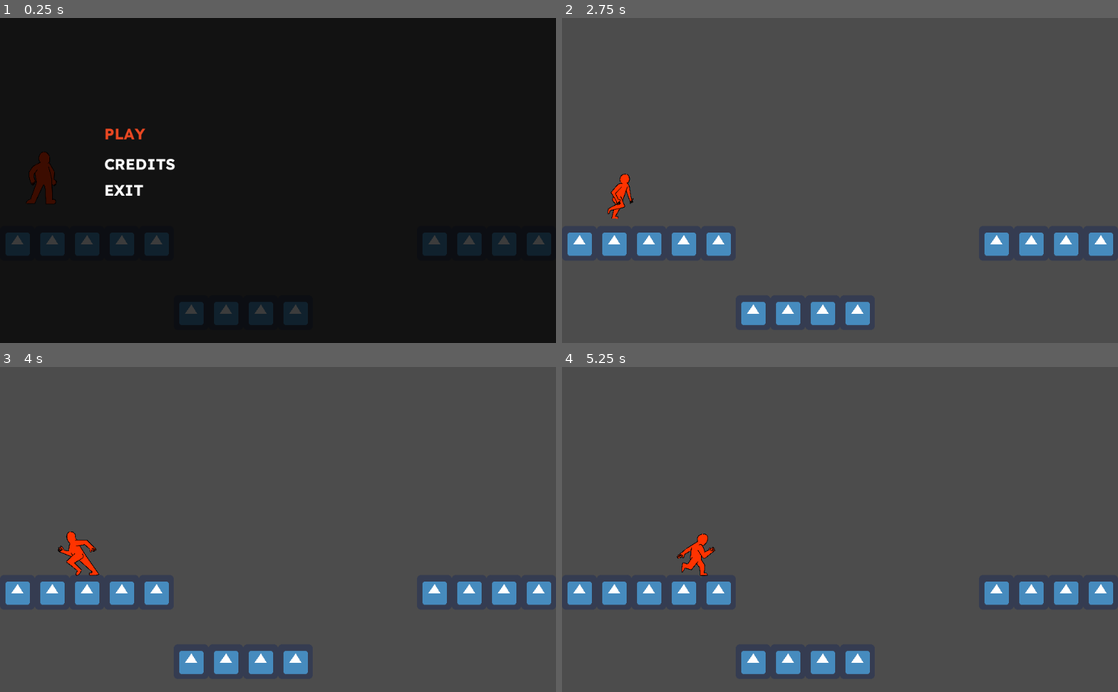
Above: before the commit, frames 1-4 (two rows, left to right).
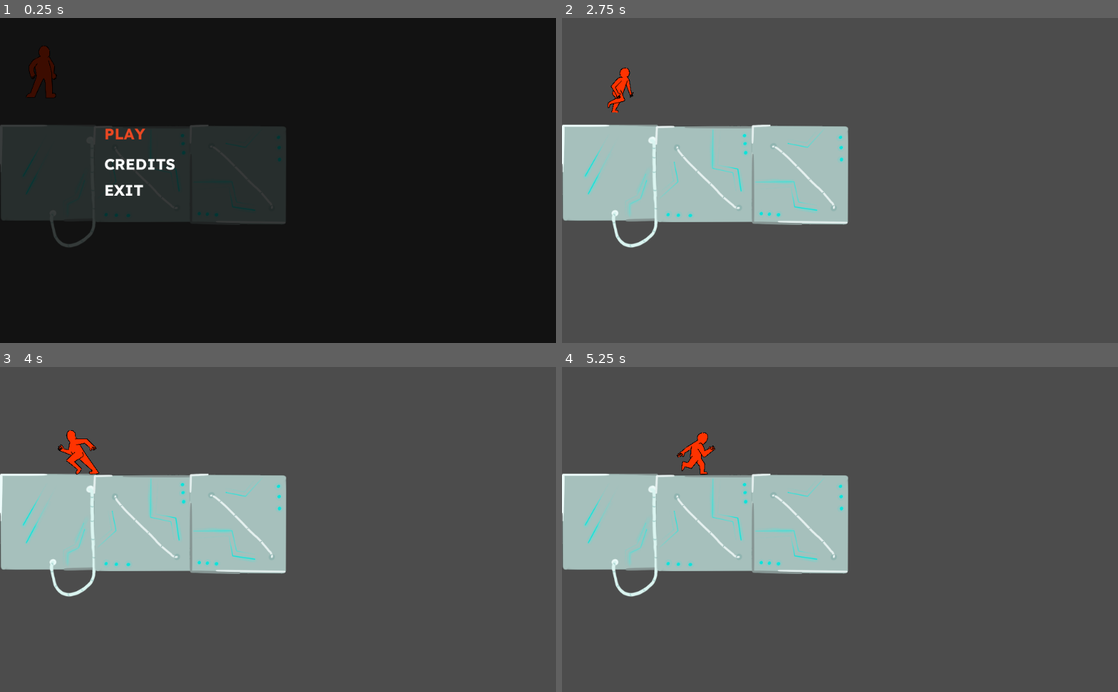
Above: after the commit, the same moments.

Repository: gobggj2022/GGJ-
Game: Godot game, scene res://src/Main/Game.tscn
The game is run twice, just before and just after one commit, with the same random seed, the same clock (stepped at 60 frames per second) and the same inputs. The engine's default icon, where the game draws it, is replaced by a stand-in: a white triangle on a blue panel in a dark square.
Inputs:
- Up to frame 1 (0.25 s): no input
- Up to frame 2 (2.75 s): click "PLAY" at 0.5 s; click "PLAY" at 1.25 s; hold Right (ui_right) from 2.03 s (still down); tap Up (ui_up) at 2.27 s
- Up to frame 3 (4 s): tap Up (ui_up) at 3.02 s; release Right (ui_right) at 3.53 s; hold Left (ui_left) from 3.53 s (still down)
- Up to frame 4 (5.25 s): release Left (ui_left) at 4.28 s; hold Right (ui_right) from 4.28 s (still down); tap Up (ui_up) at 4.52 s

The runs differ from the first frame. In frame 1, 19% of the frame differs, in the area x 0-100%, y 8-95%; in frame 2, 20%; in frame 3, 20%, in the area x 0-100%, y 19-95%; in frame 4, 20%.

Commit message:
add platforms assets to tilemap

Diff:
--- /dev/null
+++ b/assets/level_tileset.tres
@@ -0,0 +1,522 @@
+[gd_resource type="TileSet" load_steps=43 format=2]
+
+[ext_resource path="res://assets/plaforms/cube sol blanc.png" type="Texture" id=1]
+[ext_resource path="res://assets/plaforms/plateform dark.png" type="Texture" id=2]
+[ext_resource path="res://assets/plaforms/cube haut dark.png" type="Texture" id=3]
+[ext_resource path="res://assets/plaforms/plateform blanc.png" type="Texture" id=4]
+[ext_resource path="res://assets/plaforms/depart dark .png" type="Texture" id=5]
+[ext_resource path="res://assets/plaforms/depart blanc.png" type="Texture" id=6]
+[ext_resource path="res://assets/plaforms/cube haut blanc.png" type="Texture" id=7]
+[ext_resource path="res://assets/plaforms/cube sol dark.png" type="Texture" id=8]
+[ext_resource path="res://assets/plaforms/cube grand dark.png" type="Texture" id=9]
+[ext_resource path="res://assets/plaforms/cube grand blanc.png" type="Texture" id=10]
+[ext_resource path="res://assets/plaforms/accelerateur blanc.png" type="Texture" id=11]
+[ext_resource path="res://assets/plaforms/accelerateur dark.png" type="Texture" id=12]
+[ext_resource path="res://assets/plaforms/piege blanc.png" type="Texture" id=13]
+[ext_resource path="res://assets/plaforms/piege dark.png" type="Texture" id=14]
+[ext_resource path="res://assets/plaforms/piege rond blanc.png" type="Texture" id=15]
+[ext_resource path="res://assets/plaforms/piege rond dark.png" type="Texture" id=16]
+[ext_resource path="res://assets/plaforms/plateforme pont droite blanc.png" type="Texture" id=17]
+[ext_resource path="res://assets/plaforms/plateforme pont droite dark.png" type="Texture" id=18]
+[ext_resource path="res://assets/plaforms/tunnel blanc.png" type="Texture" id=19]
+[ext_resource path="res://assets/plaforms/tunnel dark.png" type="Texture" id=20]
+
+[sub_resource type="ConvexPolygonShape2D" id=3]
+points = PoolVector2Array( 10, 10, 10, 10, 120, 10, 160, 50, 600, 50, 610, 50, 650, 10, 770, 10, 770, 160, 660, 160, 610, 130, 160, 120, 120, 140, 0, 140, 0, 10 )
+
+[sub_resource type="ConvexPolygonShape2D" id=12]
+points = PoolVector2Array( 280, 150, 0, 150, 50, 10, 220, 10 )
+
+[sub_resource type="ConvexPolygonShape2D" id=13]
+points = PoolVector2Array( 0, 0, 10, 0, 450, 0, 450, 60, 460, 110, 470, 170, 490, 230, 520, 300, 550, 360, 590, 410, 650, 470, 710, 510, 760, 530, 830, 540, 880, 540, 880, 810, 10, 820 )
+
+[sub_resource type="ConvexPolygonShape2D" id=14]
+points = PoolVector2Array( 10, 0, 10, 10, 450, 10, 450, 80, 460, 160, 490, 250, 530, 350, 580, 420, 660, 480, 750, 530, 830, 540, 880, 540, 880, 810, 10, 810 )
+
+[sub_resource type="ConvexPolygonShape2D" id=15]
+points = PoolVector2Array( 10, 190, 10, 180, 130, 0, 200, 160, 310, 10, 400, 190 )
+
+[sub_resource type="ConvexPolygonShape2D" id=16]
+points = PoolVector2Array( 0, 190, 0, 190, 120, 0, 200, 160, 300, 10, 390, 190 )
+
+[sub_resource type="ConvexPolygonShape2D" id=17]
+points = PoolVector2Array( 10, 100, 20, 40, 30, 20, 70, 10, 110, 10, 160, 10, 200, 20, 220, 40, 240, 90, 230, 120, 20, 110 )
+
+[sub_resource type="ConvexPolygonShape2D" id=18]
+points = PoolVector2Array( 10, 110, 20, 40, 30, 20, 60, 10, 100, 10, 130, 10, 180, 20, 220, 50, 240, 100, 230, 120 )
+
+[sub_resource type="ConvexPolygonShape2D" id=19]
+points = PoolVector2Array( 10, 10, 20, 10, 520, 10, 520, 110, 100, 100, 110, 600, 10, 600 )
+
+[sub_resource type="ConvexPolygonShape2D" id=20]
+points = PoolVector2Array( 10, 10, 520, 10, 520, 110, 110, 100, 110, 590, 10, 590 )
+
+[sub_resource type="ConvexPolygonShape2D" id=21]
+points = PoolVector2Array( 1100, 710, 0, 710, 0, 0, 1100, 0 )
+
+[sub_resource type="ConvexPolygonShape2D" id=22]
+points = PoolVector2Array( 1110, 1660, 10, 1670, 20, 950, 1110, 950 )
+
+[sub_resource type="ConvexPolygonShape2D" id=4]
+points = PoolVector2Array( 420, 500, 10, 500, 20, 10, 420, 10 )
+
+[sub_resource type="ConvexPolygonShape2D" id=23]
+points = PoolVector2Array( 1090, 710, 0, 710, 0, 0, 1090, 0 )
+
+[sub_resource type="ConvexPolygonShape2D" id=24]
+points = PoolVector2Array( 1090, 1670, 0, 1670, 0, 960, 1090, 960 )
+
+[sub_resource type="ConvexPolygonShape2D" id=5]
+points = PoolVector2Array( 380, 360, 10, 360, 0, 0, 380, 0 )
+
+[sub_resource type="ConvexPolygonShape2D" id=6]
+points = PoolVector2Array( 370, 360, 0, 360, 0, 0, 370, 0 )
+
+[sub_resource type="ConvexPolygonShape2D" id=7]
+points = PoolVector2Array( 290, 160, 0, 160, 60, 10, 220, 10 )
+
+[sub_resource type="ConvexPolygonShape2D" id=8]
+points = PoolVector2Array( 0, 0, 10, 0, 110, 0, 160, 40, 610, 40, 650, 0, 770, 0, 770, 160, 660, 160, 610, 120, 150, 120, 110, 130, 0, 130 )
+
+[sub_resource type="ConvexPolygonShape2D" id=9]
+points = PoolVector2Array( 410, 500, 0, 500, 0, 10, 410, 10 )
+
+[sub_resource type="ConvexPolygonShape2D" id=10]
+points = PoolVector2Array( 370, 370, 10, 370, 10, 10, 380, 10 )
+
+[sub_resource type="ConvexPolygonShape2D" id=11]
+points = PoolVector2Array( 0, 0, 370, 0, 370, 360, 0, 360 )
+
+[resource]
+1/name = "plateform blanc.png 1"
+1/texture = ExtResource( 4 )
+1/tex_offset = Vector2( 0, 0 )
+1/modulate = Color( 1, 1, 1, 1 )
+1/region = Rect2( 0, 30, 780, 170 )
+1/tile_mode = 0
+1/occluder_offset = Vector2( 0, 0 )
+1/navigation_offset = Vector2( 0, 0 )
+1/shape_offset = Vector2( 0, 0 )
+1/shape_transform = Transform2D( 1, 0, 0, 1, 0, 0 )
+1/shape = SubResource( 3 )
+1/shape_one_way = false
+1/shape_one_way_margin = 1.0
+1/shapes = [ {
+"autotile_coord": Vector2( 0, 0 ),
+"one_way": false,
+"one_way_margin": 1.0,
+"shape": SubResource( 3 ),
+"shape_transform": Transform2D( 1, 0, 0, 1, 0, 0 )
+} ]
+1/z_index = 0
+2/name = "cube grand blanc.png 2"
+2/texture = ExtResource( 10 )
+2/tex_offset = Vector2( 0, 0 )
+2/modulate = Color( 1, 1, 1, 1 )
+2/region = Rect2( 20, 20, 540, 530 )
+2/tile_mode = 0
+2/occluder_offset = Vector2( 0, 0 )
+2/navigation_offset = Vector2( 0, 0 )
+2/shape_offset = Vector2( 0, 0 )
+2/shape_transform = Transform2D( 1, 0, 0, 1, 0, 0 )
+2/shape = SubResource( 4 )
+2/shape_one_way = false
+2/shape_one_way_margin = 1.0
+2/shapes = [ {
+"autotile_coord": Vector2( 0, 0 ),
+"one_way": false,
+"one_way_margin": 1.0,
+"shape": SubResource( 4 ),
+"shape_transform": Transform2D( 1, 0, 0, 1, 0, 0 )
+} ]
+2/z_index = 0
+3/name = "cube haut blanc.png 3"
+3/texture = ExtResource( 7 )
+3/tex_offset = Vector2( 0, 0 )
+3/modulate = Color( 1, 1, 1, 1 )
+3/region = Rect2( 20, 30, 380, 460 )
+3/tile_mode = 0
+3/occluder_offset = Vector2( 0, 0 )
+3/navigation_offset = Vector2( 0, 0 )
+3/shape_offset = Vector2( 0, 0 )
+3/shape_transform = Transform2D( 1, 0, 0, 1, 0, 0 )
+3/shape = SubResource( 5 )
+3/shape_one_way = false
+3/shape_one_way_margin = 1.0
+3/shapes = [ {
+"autotile_coord": Vector2( 0, 0 ),
+"one_way": false,
+"one_way_margin": 1.0,
+"shape": SubResource( 5 ),
+"shape_transform": Transform2D( 1, 0, 0, 1, 0, 0 )
+} ]
+3/z_index = 0
+4/name = "cube sol blanc.png 4"
+4/texture = ExtResource( 1 )
+4/tex_offset = Vector2( 0, 0 )
+4/modulate = Color( 1, 1, 1, 1 )
+4/region = Rect2( 20, 20, 370, 360 )
+4/tile_mode = 0
+4/occluder_offset = Vector2( 0, 0 )
+4/navigation_offset = Vector2( 0, 0 )
+4/shape_offset = Vector2( 0, 0 )
+4/shape_transform = Transform2D( 1, 0, 0, 1, 0, 0 )
+4/shape = SubResource( 6 )
+4/shape_one_way = false
+4/shape_one_way_margin = 1.0
+4/shapes = [ {
+"autotile_coord": Vector2( 0, 0 ),
+"one_way": false,
+"one_way_margin": 1.0,
+"shape": SubResource( 6 ),
+"shape_transform": Transform2D( 1, 0, 0, 1, 0, 0 )
+} ]
+4/z_index = 0
+5/name = "depart blanc.png 5"
+5/texture = ExtResource( 6 )
+5/tex_offset = Vector2( 0, 0 )
+5/modulate = Color( 1, 1, 1, 1 )
+5/region = Rect2( 10, 10, 290, 160 )
+5/tile_mode = 0
+5/occluder_offset = Vector2( 0, 0 )
+5/navigation_offset = Vector2( 0, 0 )
+5/shape_offset = Vector2( 0, 0 )
+5/shape_transform = Transform2D( 1, 0, 0, 1, 0, 0 )
+5/shape = SubResource( 7 )
+5/shape_one_way = false
+5/shape_one_way_margin = 1.0
+5/shapes = [ {
+"autotile_coord": Vector2( 0, 0 ),
+"one_way": false,
+"one_way_margin": 1.0,
+"shape": SubResource( 7 ),
+"shape_transform": Transform2D( 1, 0, 0, 1, 0, 0 )
+} ]
+5/z_index = 0
+6/name = "plateform dark.png 6"
+6/texture = ExtResource( 2 )
+6/tex_offset = Vector2( 0, 0 )
+6/modulate = Color( 1, 1, 1, 1 )
+6/region = Rect2( 30, 30, 770, 160 )
+6/tile_mode = 0
+6/occluder_offset = Vector2( 0, 0 )
+6/navigation_offset = Vector2( 0, 0 )
+6/shape_offset = Vector2( 0, 0 )
+6/shape_transform = Transform2D( 1, 0, 0, 1, 0, 0 )
+6/shape = SubResource( 8 )
+6/shape_one_way = false
+6/shape_one_way_margin = 1.0
+6/shapes = [ {
+"autotile_coord": Vector2( 0, 0 ),
+"one_way": false,
+"one_way_margin": 1.0,
+"shape": SubResource( 8 ),
+"shape_transform": Transform2D( 1, 0, 0, 1, 0, 0 )
+} ]
+6/z_index = 0
+7/name = "cube grand dark.png 7"
+7/texture = ExtResource( 9 )
+7/tex_offset = Vector2( 0, 0 )
+7/modulate = Color( 1, 1, 1, 1 )
+7/region = Rect2( 30, 10, 530, 530 )
+7/tile_mode = 0
+7/occluder_offset = Vector2( 0, 0 )
+7/navigation_offset = Vector2( 0, 0 )
+7/shape_offset = Vector2( 0, 0 )
+7/shape_transform = Transform2D( 1, 0, 0, 1, 0, 0 )
+7/shape = SubResource( 9 )
+7/shape_one_way = false
+7/shape_one_way_margin = 1.0
+7/shapes = [ {
+"autotile_coord": Vector2( 0, 0 ),
+"one_way": false,
+"one_way_margin": 1.0,
+"shape": SubResource( 9 ),
+"shape_transform": Transform2D( 1, 0, 0, 1, 0, 0 )
+} ]
+7/z_index = 0
+8/name = "cube haut dark.png 8"
+8/texture = ExtResource( 3 )
+8/tex_offset = Vector2( 0, 0 )
+8/modulate = Color( 1, 1, 1, 1 )
+8/region = Rect2( 20, 20, 380, 480 )
+8/tile_mode = 0
+8/occluder_offset = Vector2( 0, 0 )
+8/navigation_offset = Vector2( 0, 0 )
+8/shape_offset = Vector2( 0, 0 )
+8/shape_transform = Transform2D( 1, 0, 0, 1, 0, 0 )
+8/shape = SubResource( 10 )
+8/shape_one_way = false
+8/shape_one_way_margin = 1.0
+8/shapes = [ {
+"autotile_coord": Vector2( 0, 0 ),
+"one_way": false,
+"one_way_margin": 1.0,
+"shape": SubResource( 10 ),
+"shape_transform": Transform2D( 1, 0, 0, 1, 0, 0 )
+} ]
+8/z_index = 0
+9/name = "cube sol dark.png 9"
+9/texture = ExtResource( 8 )
+9/tex_offset = Vector2( 0, 0 )
+9/modulate = Color( 1, 1, 1, 1 )
+9/region = Rect2( 0, 0, 370, 360 )
+9/tile_mode = 0
+9/occluder_offset = Vector2( 0, 0 )
+9/navigation_offset = Vector2( 0, 0 )
+9/shape_offset = Vector2( 0, 0 )
+9/shape_transform = Transform2D( 1, 0, 0, 1, 0, 0 )
+9/shape = SubResource( 11 )
+9/shape_one_way = false
+9/shape_one_way_margin = 1.0
+9/shapes = [ {
+"autotile_coord": Vector2( 0, 0 ),
+"one_way": false,
+"one_way_margin": 1.0,
+"shape": SubResource( 11 ),
+"shape_transform": Transform2D( 1, 0, 0, 1, 0, 0 )
+} ]
+9/z_index = 0
+10/name = "depart dark .png 10"
+10/texture = ExtResource( 5 )
+10/tex_offset = Vector2( 0, 0 )
+10/modulate = Color( 1, 1, 1, 1 )
+10/region = Rect2( 20, 40, 280, 150 )
+10/tile_mode = 0
+10/occluder_offset = Vector2( 0, 0 )
+10/navigation_offset = Vector2( 0, 0 )
+10/shape_offset = Vector2( 0, 0 )
+10/shape_transform = Transform2D( 1, 0, 0, 1, 0, 0 )
+10/shape = SubResource( 12 )
+10/shape_one_way = false
+10/shape_one_way_margin = 1.0
+10/shapes = [ {
+"autotile_coord": Vector2( 0, 0 ),
+"one_way": false,
+"one_way_margin": 1.0,
+"shape": SubResource( 12 ),
+"shape_transform": Transform2D( 1, 0, 0, 1, 0, 0 )
+} ]
+10/z_index = 0
+11/name = "accelerateur blanc.png 11"
+11/texture = ExtResource( 11 )
+11/tex_offset = Vector2( 0, 0 )
+11/modulate = Color( 1, 1, 1, 1 )
+11/region = Rect2( 40, 40, 880, 820 )
+11/tile_mode = 0
+11/occluder_offset = Vector2( 0, 0 )
+11/navigation_offset = Vector2( 0, 0 )
+11/shape_offset = Vector2( 0, 0 )
+11/shape_transform = Transform2D( 1, 0, 0, 1, 0, 0 )
+11/shape = SubResource( 13 )
+11/shape_one_way = false
+11/shape_one_way_margin = 1.0
+11/shapes = [ {
+"autotile_coord": Vector2( 0, 0 ),
+"one_way": false,
+"one_way_margin": 1.0,
+"shape": SubResource( 13 ),
+"shape_transform": Transform2D( 1, 0, 0, 1, 0, 0 )
+} ]
+11/z_index = 0
+12/name = "accelerateur dark.png 12"
+12/texture = ExtResource( 12 )
+12/tex_offset = Vector2( 0, 0 )
+12/modulate = Color( 1, 1, 1, 1 )
+12/region = Rect2( 110, 90, 880, 810 )
+12/tile_mode = 0
+12/occluder_offset = Vector2( 0, 0 )
+12/navigation_offset = Vector2( 0, 0 )
+12/shape_offset = Vector2( 0, 0 )
+12/shape_transform = Transform2D( 1, 0, 0, 1, 0, 0 )
+12/shape = SubResource( 14 )
+12/shape_one_way = false
+12/shape_one_way_margin = 1.0
+12/shapes = [ {
+"autotile_coord": Vector2( 0, 0 ),
+"one_way": false,
+"one_way_margin": 1.0,
+"shape": SubResource( 14 ),
+"shape_transform": Transform2D( 1, 0, 0, 1, 0, 0 )
+} ]
+12/z_index = 0
+13/name = "piege blanc.png 13"
+13/texture = ExtResource( 13 )
+13/tex_offset = Vector2( 0, 0 )
+13/modulate = Color( 1, 1, 1, 1 )
+13/region = Rect2( 20, 30, 400, 190 )
+13/tile_mode = 0
+13/occluder_offset = Vector2( 0, 0 )
+13/navigation_offset = Vector2( 0, 0 )
+13/shape_offset = Vector2( 0, 0 )
+13/shape_transform = Transform2D( 1, 0, 0, 1, 0, 0 )
+13/shape = SubResource( 15 )
+13/shape_one_way = false
+13/shape_one_way_margin = 1.0
+13/shapes = [ {
+"autotile_coord": Vector2( 0, 0 ),
+"one_way": false,
+"one_way_margin": 1.0,
+"shape": SubResource( 15 ),
+"shape_transform": Transform2D( 1, 0, 0, 1, 0, 0 )
+} ]
+13/z_index = 0
+14/name = "piege dark.png 14"
+14/texture = ExtResource( 14 )
+14/tex_offset = Vector2( 0, 0 )
+14/modulate = Color( 1, 1, 1, 1 )
+14/region = Rect2( 60, 40, 390, 190 )
+14/tile_mode = 0
+14/occluder_offset = Vector2( 0, 0 )
+14/navigation_offset = Vector2( 0, 0 )
+14/shape_offset = Vector2( 0, 0 )
+14/shape_transform = Transform2D( 1, 0, 0, 1, 0, 0 )
+14/shape = SubResource( 16 )
+14/shape_one_way = false
+14/shape_one_way_margin = 1.0
+14/shapes = [ {
+"autotile_coord": Vector2( 0, 0 ),
+"one_way": false,
+"one_way_margin": 1.0,
+"shape": SubResource( 16 ),
+"shape_transform": Transform2D( 1, 0, 0, 1, 0, 0 )
+} ]
+14/z_index = 0
+15/name = "piege rond blanc.png 15"
+15/texture = ExtResource( 15 )
+15/tex_offset = Vector2( 0, 0 )
+15/modulate = Color( 1, 1, 1, 1 )
+15/region = Rect2( 0, 40, 240, 120 )
+15/tile_mode = 0
+15/occluder_offset = Vector2( 0, 0 )
+15/navigation_offset = Vector2( 0, 0 )
+15/shape_offset = Vector2( 0, 0 )
+15/shape_transform = Transform2D( 1, 0, 0, 1, 0, 0 )
+15/shape = SubResource( 17 )
+15/shape_one_way = false
+15/shape_one_way_margin = 1.0
+15/shapes = [ {
+"autotile_coord": Vector2( 0, 0 ),
+"one_way": false,
+"one_way_margin": 1.0,
+"shape": SubResource( 17 ),
+"shape_transform": Transform2D( 1, 0, 0, 1, 0, 0 )
+} ]
+15/z_index = 0
+16/name = "piege rond dark.png 16"
+16/texture = ExtResource( 16 )
+16/tex_offset = Vector2( 0, 0 )
+16/modulate = Color( 1, 1, 1, 1 )
+16/region = Rect2( 60, 40, 240, 120 )
+16/tile_mode = 0
+16/occluder_offset = Vector2( 0, 0 )
+16/navigation_offset = Vector2( 0, 0 )
+16/shape_offset = Vector2( 0, 0 )
+16/shape_transform = Transform2D( 1, 0, 0, 1, 0, 0 )
+16/shape = SubResource( 18 )
+16/shape_one_way = false
+16/shape_one_way_margin = 1.0
+16/shapes = [ {
+"autotile_coord": Vector2( 0, 0 ),
+"one_way": false,
+"one_way_margin": 1.0,
+"shape": SubResource( 18 ),
+"shape_transform": Transform2D( 1, 0, 0, 1, 0, 0 )
+} ]
+16/z_index = 0
+17/name = "plateforme pont droite blanc.png 17"
+17/texture = ExtResource( 17 )
+17/tex_offset = Vector2( 0, 0 )
+17/modulate = Color( 1, 1, 1, 1 )
+17/region = Rect2( 30, 20, 530, 600 )
+17/tile_mode = 0
+17/occluder_offset = Vector2( 0, 0 )
+17/navigation_offset = Vector2( 0, 0 )
+17/shape_offset = Vector2( 0, 0 )
+17/shape_transform = Transform2D( 1, 0, 0, 1, 0, 0 )
+17/shape = SubResource( 19 )
+17/shape_one_way = false
+17/shape_one_way_margin = 1.0
+17/shapes = [ {
+"autotile_coord": Vector2( 0, 0 ),
+"one_way": false,
+"one_way_margin": 1.0,
+"shape": SubResource( 19 ),
+"shape_transform": Transform2D( 1, 0, 0, 1, 0, 0 )
+} ]
+17/z_index = 0
+18/name = "plateforme pont droite dark.png 18"
+18/texture = ExtResource( 18 )
+18/tex_offset = Vector2( 0, 0 )
+18/modulate = Color( 1, 1, 1, 1 )
+18/region = Rect2( 30, 50, 520, 590 )
+18/tile_mode = 0
+18/occluder_offset = Vector2( 0, 0 )
+18/navigation_offset = Vector2( 0, 0 )
+18/shape_offset = Vector2( 0, 0 )
+18/shape_transform = Transform2D( 1, 0, 0, 1, 0, 0 )
+18/shape = SubResource( 20 )
+18/shape_one_way = false
+18/shape_one_way_margin = 1.0
+18/shapes = [ {
+"autotile_coord": Vector2( 0, 0 ),
+"one_way": false,
+"one_way_margin": 1.0,
+"shape": SubResource( 20 ),
+"shape_transform": Transform2D( 1, 0, 0, 1, 0, 0 )
+} ]
+18/z_index = 0
+19/name = "tunnel blanc.png 19"
+19/texture = ExtResource( 19 )
+19/tex_offset = Vector2( 0, 0 )
+19/modulate = Color( 1, 1, 1, 1 )
+19/region = Rect2( 50, 0, 1120, 1670 )
+19/tile_mode = 0
+19/occluder_offset = Vector2( 0, 0 )
+19/navigation_offset = Vector2( 0, 0 )
+19/shape_offset = Vector2( 0, 0 )
+19/shape_transform = Transform2D( 1, 0, 0, 1, 0, 0 )
+19/shape = SubResource( 21 )
+19/shape_one_way = false
+19/shape_one_way_margin = 1.0
+19/shapes = [ {
+"autotile_coord": Vector2( 0, 0 ),
+"one_way": false,
+"one_way_margin": 1.0,
+"shape": SubResource( 21 ),
+"shape_transform": Transform2D( 1, 0, 0, 1, 0, 0 )
+}, {
+"autotile_coord": Vector2( 0, 0 ),
+"one_way": false,
+"one_way_margin": 1.0,
+"shape": SubResource( 22 ),
+"shape_transform": Transform2D( 1, 0, 0, 1, 0, 0 )
+} ]
+19/z_index = 0
+20/name = "tunnel dark.png 20"
+20/texture = ExtResource( 20 )
+20/tex_offset = Vector2( 0, 0 )
+20/modulate = Color( 1, 1, 1, 1 )
+20/region = Rect2( 40, 40, 1090, 1670 )
+20/tile_mode = 0
+20/occluder_offset = Vector2( 0, 0 )
+20/navigation_offset = Vector2( 0, 0 )
+20/shape_offset = Vector2( 0, 0 )
+20/shape_transform = Transform2D( 1, 0, 0, 1, 0, 0 )
+20/shape = SubResource( 23 )
+20/shape_one_way = false
+20/shape_one_way_margin = 1.0
+20/shapes = [ {
+"autotile_coord": Vector2( 0, 0 ),
+"one_way": false,
+"one_way_margin": 1.0,
+"shape": SubResource( 23 ),
+"shape_transform": Transform2D( 1, 0, 0, 1, 0, 0 )
+}, {
+"autotile_coord": Vector2( 0, 0 ),
+"one_way": false,
+"one_way_margin": 1.0,
+"shape": SubResource( 24 ),
+"shape_transform": Transform2D( 1, 0, 0, 1, 0, 0 )
+} ]
+20/z_index = 0
--- a/src/Level/Level.tscn
+++ b/src/Level/Level.tscn
@@ -1,36 +1,13 @@
-[gd_scene load_steps=4 format=2]
+[gd_scene load_steps=2 format=2]
 
-[ext_resource path="res://icon.png" type="Texture" id=1]
-
-[sub_resource type="ConvexPolygonShape2D" id=1]
-points = PoolVector2Array( 64, 64, 0, 64, 0, 0, 64, 0 )
-
-[sub_resource type="TileSet" id=2]
-0/name = "icon.png 0"
-0/texture = ExtResource( 1 )
-0/tex_offset = Vector2( 0, 0 )
-0/modulate = Color( 1, 1, 1, 1 )
-0/region = Rect2( 0, 0, 64, 64 )
-0/tile_mode = 0
-0/occluder_offset = Vector2( 0, 0 )
-0/navigation_offset = Vector2( 0, 0 )
-0/shape_offset = Vector2( 0, 0 )
-0/shape_transform = Transform2D( 1, 0, 0, 1, 0, 0 )
-0/shape = SubResource( 1 )
-0/shape_one_way = false
-0/shape_one_way_margin = 1.0
-0/shapes = [ {
-"autotile_coord": Vector2( 0, 0 ),
-"one_way": false,
-"one_way_margin": 1.0,
-"shape": SubResource( 1 ),
-"shape_transform": Transform2D( 1, 0, 0, 1, 0, 0 )
-} ]
-0/z_index = 0
+[ext_resource path="res://assets/level_tileset.tres" type="TileSet" id=1]
 
 [node name="Level" type="Node2D"]
 
 [node name="TileMap" type="TileMap" parent="."]
-tile_set = SubResource( 2 )
+position = Vector2( -3, 2 )
+scale = Vector2( 0.5, 0.5 )
+tile_set = ExtResource( 1 )
+cell_size = Vector2( 10, 10 )
 format = 1
-tile_data = PoolIntArray( 393216, 0, 0, 393217, 0, 0, 393218, 0, 0, 393219, 0, 0, 393220, 0, 0, 393228, 0, 0, 393229, 0, 0, 393230, 0, 0, 393231, 0, 0, 524293, 0, 0, 524294, 0, 0, 524295, 0, 0, 524296, 0, 0 )
+tile_data = PoolIntArray( 2555904, 3, 0, 2555939, 4, 0, 2555974, -2147483644, 0 )
--- a/src/Main/Game.tscn
+++ b/src/Main/Game.tscn
@@ -16,7 +16,7 @@
 
 [node name="Player" parent="." instance=ExtResource( 3 )]
 pause_mode = 1
-position = Vector2( 74, 296 )
+position = Vector2( 74, 100 )
 scale = Vector2( 0.0799975, 0.0799975 )
 motion/sync_to_physics = false
 
Binary file added: assets/plaforms/accelerateur blanc.png
Not shown, added: assets/plaforms/accelerateur blanc.png.import
Binary file added: assets/plaforms/accelerateur dark.png
Not shown, added: assets/plaforms/accelerateur dark.png.import
Binary file added: assets/plaforms/cube grand blanc.png
Not shown, added: assets/plaforms/cube grand blanc.png.import
Binary file added: assets/plaforms/cube grand dark.png
Not shown, added: assets/plaforms/cube grand dark.png.import
Binary file added: assets/plaforms/cube haut blanc.png
Not shown, added: assets/plaforms/cube haut blanc.png.import
Binary file added: assets/plaforms/cube haut dark.png
Not shown, added: assets/plaforms/cube haut dark.png.import
(and 32 more such lines)
